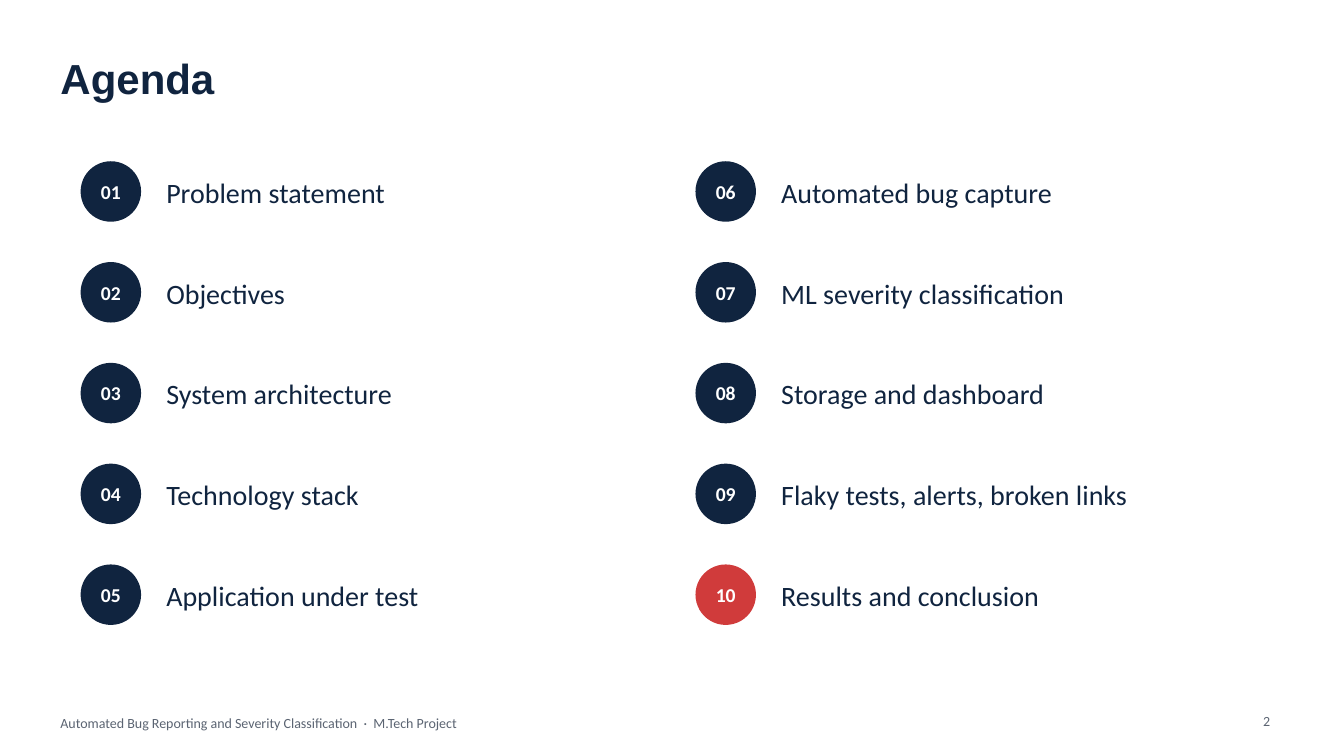
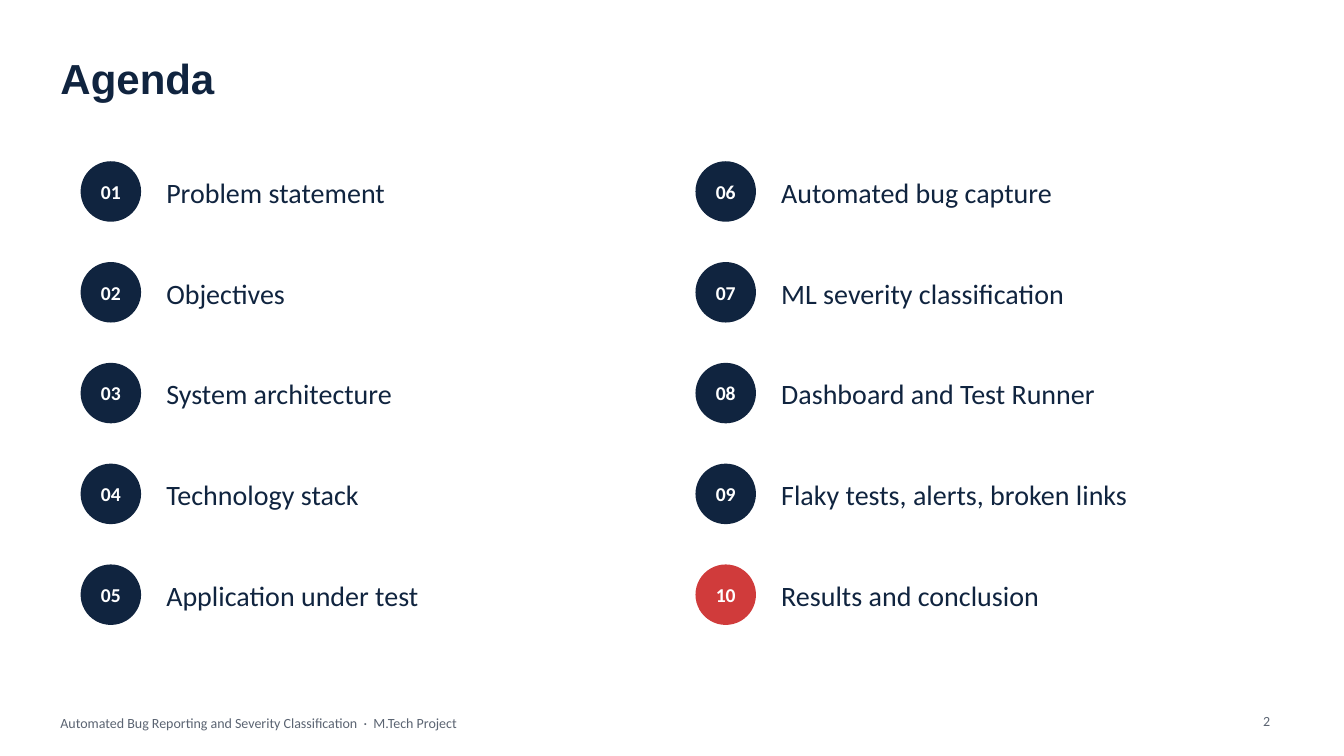
Before and after one commit to AngshumanRay/playwright-ml-bug-reporter, a slide deck: slide 2 of presentation/Automated_Bug_Reporting_Presentation.pptx. Drawn at 1344x756 pixels with LibreOffice and Linux fonts; fonts in the diff are those of the drawing. Boxes give left, top, right and bottom in pixels: in the first picture for what was removed or moved away, otherwise in the second. Text is boxed around its words. In the diff, an @@ line names an element or a change of style, - is before the commit and + after.

```diff
--- a/presentation/Automated_Bug_Reporting_Presentation.pptx
+++ b/presentation/Automated_Bug_Reporting_Presentation.pptx
@@ text at [781, 384, 1095, 405]: text changed @@
-Storage and dashboard
+Dashboard and Test Runner
```
Also in this commit, not shown: 2 slides added, 36 other files.
